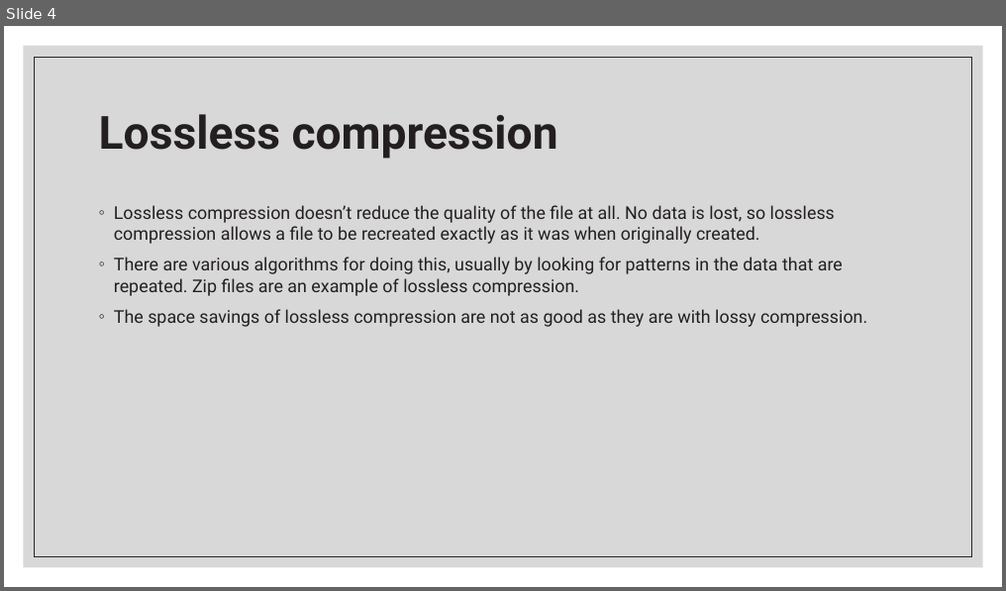
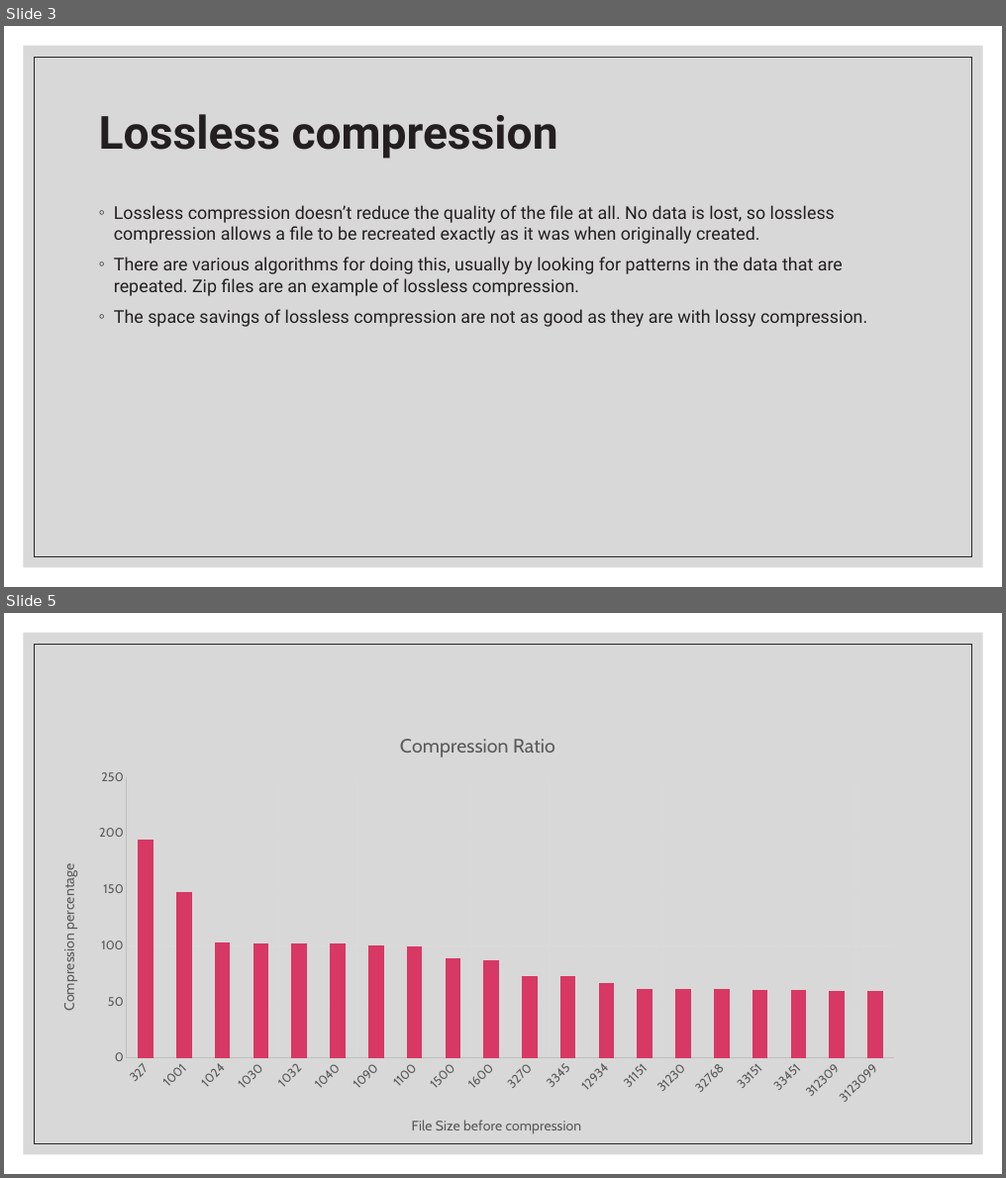
Before and after one commit to light2802/file-compressor, a slide deck: Project PPt.pptx. Shown one above the other, each under a label of ours: slide 4 before the commit, slides 3 and 5 after it; the slides between them are not shown. The pictures are 1006x591 and 1006x1178 pixels, drawn with LibreOffice and Linux fonts; fonts in the diff are those of the drawing. Boxes give left, top, right and bottom in pixels: in the first picture for what was removed or moved away, otherwise in the second. Text is boxed around its words. In the diff, an @@ line names an element or a change of style, - is before the commit and + after.

```diff
--- a/Project PPt.pptx
+++ b/Project PPt.pptx
@@ slide 5 added at [4, 613, 1002, 1174], background #FFFFFF; not listed: 2 template elements that a slide beside it also shows @@
@@ column stacked chart added at [44, 718, 912, 1152] @@
+title "Compression Ratio "
+categories: 327, 1001, 1024, 1030, 1032, 1040, 1090, 1100, 1500, 1600, 3270, 3345, 12934, 31151, 31230, 32768, 33151, 33451, 312309, 3123099
+Series 1: 195, 148, 103, 102, 102, 102, 100, 100, 89, 87, 73, 73, 66, 61, 61, 61, 61, 61, 60, 60
@@ what was slide 4 is now slide 3 @@
```
Also in this commit, not shown: 2 slides changed, 1 other slide added, 3 slides removed, 1 other file.
